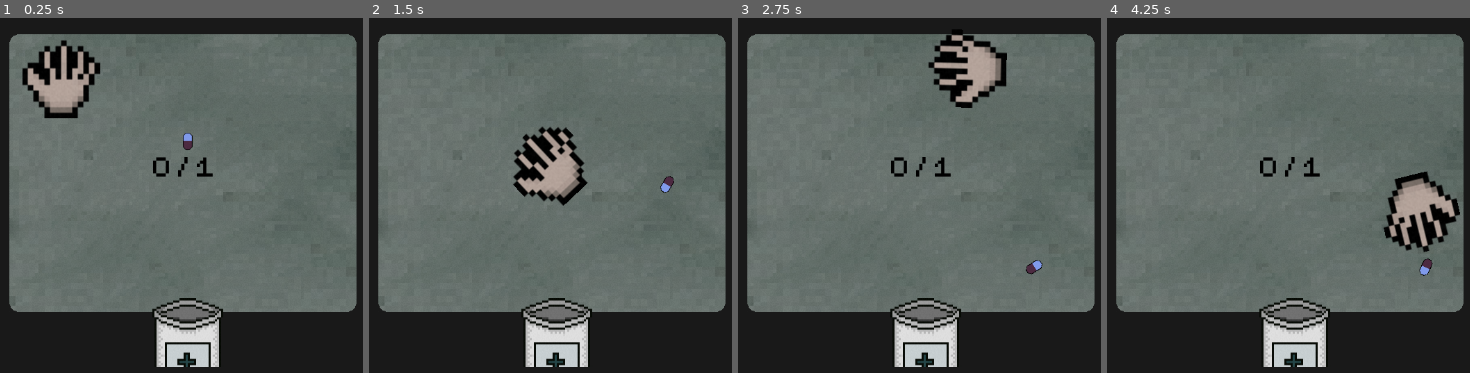
Above: before the commit, frames 1-4 (left to right).
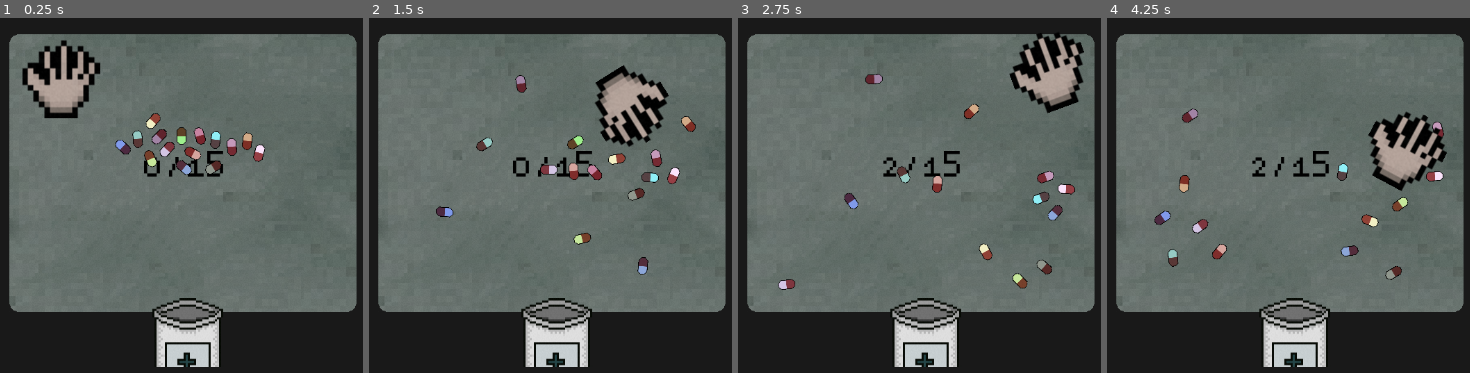
Above: after the commit, the same moments.

Repository: afourneaux/codename-matt-2026
Game: Godot game, scene res://scenes/mini_games/mini_game_4.tscn
Two runs of this game, one before a commit and one after it. Both use one fixed random seed, a clock stepped at 60 frames per second and the inputs below. This scene is started directly instead of the project's main scene.
Inputs (mouse positions are in pixels of both pictures, inside the frame that each line leads up to):
- Up to frame 1 (0.25 s): no input
- Up to frame 2 (1.5 s): move the mouse to (728, 138) at 0.52 s; tap A (a) at 0.6 s; click (728, 138) at 0.67 s; tap D (d) at 0.8 s; drag from (394, 184) to (557, 291) at 1.27 s
- Up to frame 3 (2.75 s): move the mouse to (1002, 64) at 2.02 s; hold E (interact) from 2.03 s (still down); click (1002, 64) at 2.17 s; tap S (s) at 2.3 s
- Up to frame 4 (4.25 s): release E (interact) at 2.75 s; drag from (1252, 252) to (outside the picture) at 2.77 s; move the mouse to (outside the picture) at 3.52 s; tap W (w) at 3.6 s; click (outside the picture) at 3.67 s; tap A (a) at 3.8 s

The runs differ from the first frame. In frame 1, 2.5% of the frame differs, in the area x 31-74%, y 26-45%; in frame 2, 7.7%; in frame 3, 8.2%, in the area x 11-96%, y 3-77%; in frame 4, 8.0%.

Commit message:
Bandage assets

Diff:
--- a/assets/strings/gamejam_2026_dialogue.csv
+++ b/assets/strings/gamejam_2026_dialogue.csv
@@ -4,8 +4,8 @@
 room0_string1,[wave]Where am I?[/wave],[wave]Ou suis-je?[/wave]
 room0_string2,I should look into my daily tasks.(Q), Je devrais verifier mes taches regulieres.(Q)
 task_string1,Give [color=red]IV[/color] to patient,Donner un [color=red]IV[/color] au patient
-task_string3,Fetch some guff from the supply closet,Fetchez la vache
 task_string4,Organize the pharmacy,Organiser la pharmacie
+task_string5,Change patient's bandages,Changer les bandages du patient
 play_button,Wake up,Reveillez-vous
 quit_button,Quit,Quitter
 potato_string1,[color=brown]Who are you? You're not the usual nurse.[/color],[color=brown]Qui êtes vous? Vous n\'êtes pas l'infirmière habituelle.[/color]
--- a/scenes/game-root.tscn
+++ b/scenes/game-root.tscn
@@ -9,8 +9,8 @@
 
 var task_list = {
 	0: \"task_string1\",
-	3: \"task_string3\",
-	4: \"task_string4\"
+	4: \"task_string4\",
+	5: \"task_string5\"
 }
 
 # Called when the node enters the scene tree for the first time.
@@ -126,7 +126,6 @@
 				func():
 					remove_child(mini_game_4)
 					EventBus.task_completed.emit(4)
-					GameState.task_completion[4] = true
 			)
 	elif active_room.interactible == 5:
 		Audio.play_sfx(\"clack\")
@@ -142,7 +141,7 @@
 			mini_game_5.completed.connect(
 				func():
 					remove_child(mini_game_5)
-					GameState.task_completion[5] = true
+					EventBus.task_completed.emit(5)
 					EventBus.display_dialog.emit(\"bandaged_wood2\")
 			)
 	elif active_room.interactible == 8:
--- a/scenes/mini_games/mini_game_4.tscn
+++ b/scenes/mini_games/mini_game_4.tscn
@@ -13,7 +13,7 @@
 
 var pill_obj = preload(\"res://scenes/mini_games/pill.tscn\")
 const SCREEN_CENTRE = Vector2(580, 300)
-const PILL_COUNT = 1#5
+const PILL_COUNT = 15
 var pills_collected = 0
 
 func _enter_tree() -> void:
@@ -30,7 +30,6 @@
 		pill.colour = Color(randf_range(0.5, 1), randf_range(0.5, 1), randf_range(0.5, 1), 1)
 		$Pills.add_child(pill)
 	update_label()
-
 
 # Called every frame. 'delta' is the elapsed time since the previous frame.
 func _process(delta: float) -> void:
@@ -51,7 +50,7 @@
 [sub_resource type="WorldBoundaryShape2D" id="WorldBoundaryShape2D_h5f8j"]
 
 [sub_resource type="RectangleShape2D" id="RectangleShape2D_h5f8j"]
-size = Vector2(100, 50)
+size = Vector2(100, 30)
 
 [sub_resource type="GDScript" id="GDScript_tuuq7"]
 resource_name = "Mouse"
--- a/scenes/mini_games/mini_game_5.tscn
+++ b/scenes/mini_games/mini_game_5.tscn
@@ -1,7 +1,8 @@
 [gd_scene format=3 uid="uid://bud4n7mk1kcn7"]
 
-[ext_resource type="Texture2D" uid="uid://d0sl11sk5bax4" path="res://assets/sprites/potatozoom.png" id="1_ojowo"]
-[ext_resource type="Texture2D" uid="uid://bjgrvblixnaoc" path="res://assets/sprites/Needlezoom.png" id="2_smj4o"]
+[ext_resource type="Texture2D" uid="uid://dv4nv7nixc5ap" path="res://assets/sprites/Bandagecleanzoom.png" id="1_wmmnj"]
+[ext_resource type="Texture2D" uid="uid://cmtp3745c3oyy" path="res://assets/sprites/Bandagedirtyzoom.png" id="2_ojowo"]
+[ext_resource type="Texture2D" uid="uid://cn4cw8fcf5t0o" path="res://assets/sprites/Peglegbrokenzoom.png" id="3_smj4o"]
 
 [sub_resource type="GDScript" id="GDScript_77cm3"]
 script/source = "extends Node2D
@@ -77,7 +78,7 @@
 "
 
 [sub_resource type="RectangleShape2D" id="RectangleShape2D_g7t1l"]
-size = Vector2(123, 43)
+size = Vector2(100, 150)
 
 [sub_resource type="GDScript" id="GDScript_7ht0x"]
 script/source = "extends Area2D
@@ -122,7 +123,7 @@
 "
 
 [sub_resource type="RectangleShape2D" id="RectangleShape2D_8lvoa"]
-size = Vector2(203, 174)
+size = Vector2(100, 174)
 
 [node name="MiniGame5" type="Node2D" unique_id=859721148]
 script = SubResource("GDScript_77cm3")
@@ -134,13 +135,11 @@
 
 [node name="bandage_sprite" type="Sprite2D" parent="clean_bandage" unique_id=1777923234]
 position = Vector2(0, 4.5)
-scale = Vector2(1, 0.13345195)
-texture = ExtResource("2_smj4o")
+texture = ExtResource("1_wmmnj")
 flip_h = true
 region_rect = Rect2(0, 0, 50, 50)
 
 [node name="bandage_colision" type="CollisionShape2D" parent="clean_bandage" unique_id=1784550331]
-position = Vector2(0.5, -15.5)
 shape = SubResource("RectangleShape2D_g7t1l")
 
 [node name="dirty_bandage" type="Area2D" parent="." unique_id=1482960006]
@@ -150,13 +149,11 @@
 
 [node name="bandage_sprite" type="Sprite2D" parent="dirty_bandage" unique_id=1957731363]
 position = Vector2(0, -0.5)
-scale = Vector2(1, 0.115658365)
-texture = ExtResource("2_smj4o")
+texture = ExtResource("2_ojowo")
 flip_h = true
 region_rect = Rect2(0, 0, 50, 50)
 
 [node name="bandage_colision" type="CollisionShape2D" parent="dirty_bandage" unique_id=926413810]
-position = Vector2(0.5, -15.5)
 shape = SubResource("RectangleShape2D_g7t1l")
 
 [node name="wood" type="Area2D" parent="." unique_id=587643905]
@@ -164,7 +161,7 @@
 position = Vector2(920, 224)
 
 [node name="wood_sprite" type="Sprite2D" parent="wood" unique_id=122524726]
-texture = ExtResource("1_ojowo")
+texture = ExtResource("3_smj4o")
 region_rect = Rect2(0, 0, 50, 50)
 
 [node name="wood_colision" type="CollisionShape2D" parent="wood" unique_id=1722813684]
--- a/scripts/Factory.gd
+++ b/scripts/Factory.gd
@@ -149,8 +149,8 @@
 				# bandages
 				"id": 5,
 				"position": Vector2(800, 450),
-				"image": "res://assets/sprites/potato.png", # TODO wood board with dirty bandage
-				"image_complete": "" # TODO wood board with clean bandage
+				"image": "res://assets/sprites/peglegdirty.png",
+				"image_complete": "res://assets/sprites/peglegclean.png"
 			}
 		],
 		"image": "res://assets/sprites/Room_5.png"
--- a/scripts/GameState.gd
+++ b/scripts/GameState.gd
@@ -23,7 +23,6 @@
 static var current_room_id = 0
 
 static func are_tasks_complete() -> bool:
-	return true #TODO REMOVE CHEAT MODE
 	for task in required_tasks:
 		if not task_completion[task]:
 			return false
Not shown, added: assets/sprites/Bandagecleanzoom.png.import
Not shown, added: assets/sprites/Bandagedirtyzoom.png.import
Not shown, added: assets/sprites/Peglegbrokenzoom.png.import
Not shown, added: assets/sprites/Peglegclean.png.import
Not shown, added: assets/sprites/Peglegdirty.png.import
